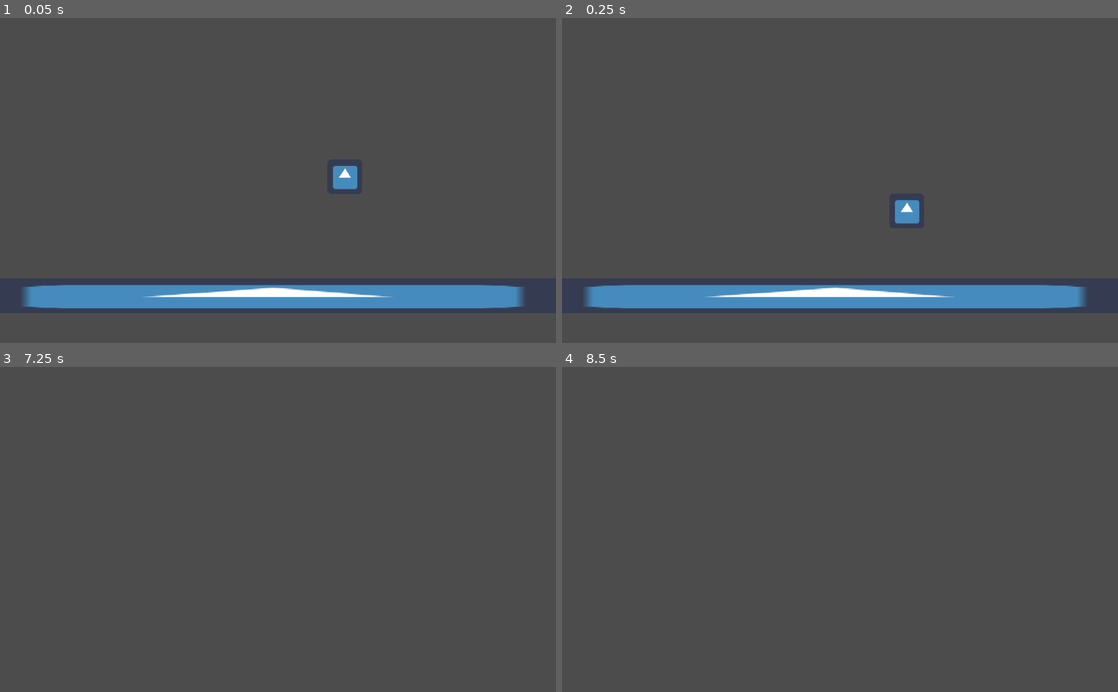
Above: before the commit, frames 1-4 (two rows, left to right).
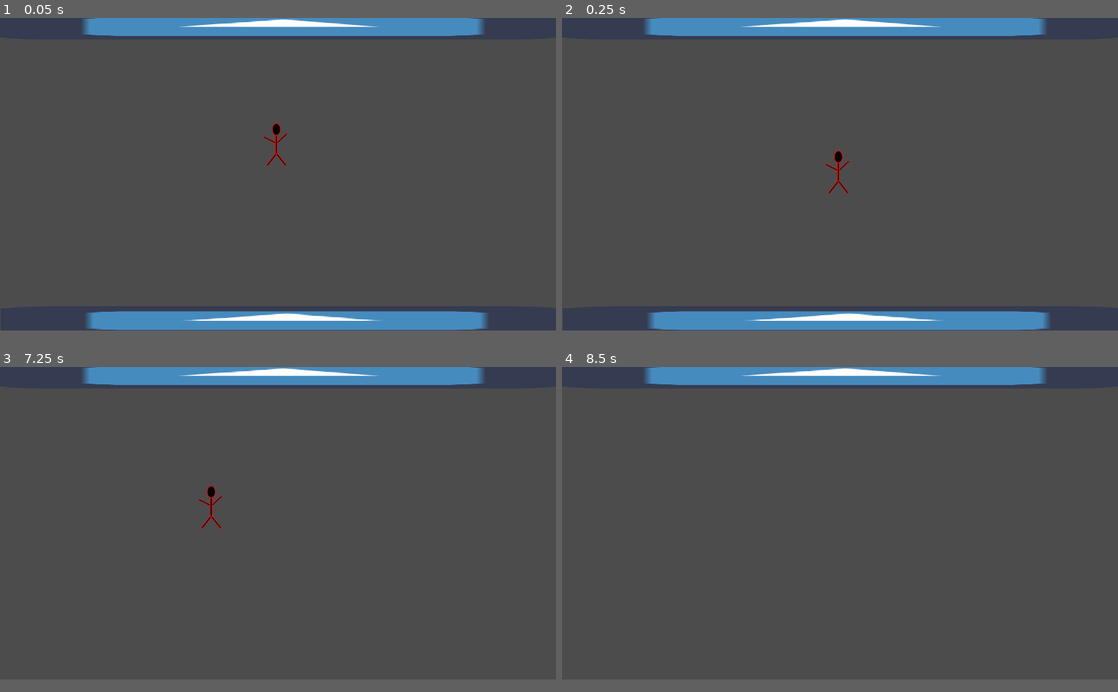
Above: after the commit, the same moments.

Repository: LeonMatthes/SkeleTurn
Game: Godot game, scene res://scenes/FirstArena.tscn
Two runs of this game, one before a commit and one after it. Both use one fixed random seed, a clock stepped at 60 frames per second and the inputs below. The engine's default icon, where the game draws it, is replaced by a stand-in: a white triangle on a blue panel in a dark square.
Inputs:
- Up to frame 1 (0.05 s): no input
- Up to frame 2 (0.25 s): no input
- Up to frame 3 (7.25 s): hold Right (ui_right) 0.53-1.28 s; tap Enter at 1.25, 2.75, 4.25 s; hold Left (ui_left) 1.28-2.03 s; tap Space at 2, 3.5, 5 s; hold Right (ui_right) 2.03-2.78 s; hold Up (ui_up) 2.78-3.53 s; hold Left (ui_left) 3.53-5.78 s; hold Right (ui_right) 5.78-6.53 s; hold Up (ui_up) from 6.53 s (still down)
- Up to frame 4 (8.5 s): release Up (ui_up) at 7.28 s; hold Right (ui_right) 7.28-8.03 s; hold Left (ui_left) from 8.03 s (still down)
In our replay, the window is 800x468 before the commit and 800x450 after it. These sizes can differ from the game's own. Grey fills any space a smaller window leaves; there, only what the larger window draws over its background counts as a difference.

The runs differ from the first frame. In frame 1, 15% of the frame differs, in the area x 4-95%, y 0-97%; in frame 2, 15%; in frame 3, 4.1%; in frame 4, 4.0%.

Commit message:
Added first version of player movement

Diff:
--- a/project.godot
+++ b/project.godot
@@ -14,6 +14,13 @@
 run/main_scene="res://scenes/FirstArena.tscn"
 config/icon="res://icon.png"
 
+[display]
+
+window/size/width=1280
+window/size/height=720
+window/stretch/mode="2d"
+window/stretch/aspect="keep"
+
 [rendering]
 
 environment/default_environment="res://default_env.tres"
--- a/scenes/FirstArena.tscn
+++ b/scenes/FirstArena.tscn
@@ -1,50 +1,49 @@
-[gd_scene load_steps=5 format=2]
+[gd_scene load_steps=6 format=2]
 
 [ext_resource path="res://scenes/Player.gd" type="Script" id=1]
-[ext_resource path="res://icon.png" type="Texture" id=2]
+[ext_resource path="res://graphics/red-char.png" type="Texture" id=2]
+[ext_resource path="res://icon.png" type="Texture" id=3]
 
 [sub_resource type="RectangleShape2D" id=1]
 
 custom_solver_bias = 0.0
-extents = Vector2( 11.1812, 11.3194 )
+extents = Vector2( 12.1826, 22.0631 )
 
 [sub_resource type="RectangleShape2D" id=2]
 
 custom_solver_bias = 0.0
-extents = Vector2( 648.878, 29.2168 )
+extents = Vector2( 648.878, 32.053 )
 
 [node name="Node2D" type="Node2D" index="0"]
 
-[node name="Player" type="Node2D" parent="." index="0"]
+[node name="Player" type="KinematicBody2D" parent="." index="0"]
 
-position = Vector2( 743.913, 369.016 )
-_sections_unfolded = [ "Transform" ]
-
-[node name="KinematicBody2D" type="KinematicBody2D" parent="." index="1"]
-
-position = Vector2( 635.12, 289.626 )
+position = Vector2( 634.153, 289.041 )
 input_pickable = false
 collision_layer = 1
 collision_mask = 1
 collision/safe_margin = 0.08
 script = ExtResource( 1 )
-_sections_unfolded = [ "Collision" ]
+_sections_unfolded = [ "Collision", "Transform" ]
+__meta__ = {
+"_edit_group_": true
+}
 gravityFactor = 1
 
-[node name="PlayerCollisionBox" type="CollisionShape2D" parent="KinematicBody2D" index="0"]
+[node name="PlayerCollisionBox" type="CollisionShape2D" parent="Player" index="0"]
 
 scale = Vector2( 2.3, 2.3 )
 shape = SubResource( 1 )
 _sections_unfolded = [ "Transform" ]
 
-[node name="PlayerIcon" type="Sprite" parent="KinematicBody2D" index="1"]
+[node name="PlayerIcon" type="Sprite" parent="Player" index="1"]
 
 texture = ExtResource( 2 )
 _sections_unfolded = [ "Transform" ]
 
-[node name="Wall" type="RigidBody2D" parent="." index="2"]
+[node name="Wall" type="RigidBody2D" parent="." index="1"]
 
-position = Vector2( 492.123, 513.115 )
+position = Vector2( 649.463, 695.94 )
 input_pickable = false
 collision_layer = 1
 collision_mask = 1
@@ -63,6 +62,9 @@
 linear_damp = -1.0
 angular_velocity = 0.0
 angular_damp = -1.0
+__meta__ = {
+"_edit_group_": true
+}
 
 [node name="CollisionShape2D" type="CollisionShape2D" parent="Wall" index="0"]
 
@@ -72,5 +74,41 @@
 
 position = Vector2( 0.877594, 0 )
 scale = Vector2( 20.25, 1 )
-texture = ExtResource( 2 )
+texture = ExtResource( 3 )
 _sections_unfolded = [ "Transform" ]
+
+[node name="Wall2" type="RigidBody2D" parent="." index="2"]
+
+position = Vector2( 641.026, 18.2329 )
+input_pickable = false
+collision_layer = 1
+collision_mask = 1
+mode = 0
+mass = 1.0
+friction = 1.0
+bounce = 0.0
+gravity_scale = 0.0
+custom_integrator = false
+continuous_cd = 0
+contacts_reported = 0
+contact_monitor = false
+sleeping = false
+can_sleep = true
+linear_velocity = Vector2( 0, 0 )
+linear_damp = -1.0
+angular_velocity = 0.0
+angular_damp = -1.0
+__meta__ = {
+"_edit_group_": true
+}
+
+[node name="CollisionShape2D" type="CollisionShape2D" parent="Wall2" index="0"]
+
+shape = SubResource( 2 )
+
+[node name="icon" type="Sprite" parent="Wall2" index="1"]
+
+position = Vector2( 0.877594, 0 )
+scale = Vector2( 20.25, 1 )
+texture = ExtResource( 3 )
+_sections_unfolded = [ "Transform" ]
--- a/scenes/Player.gd
+++ b/scenes/Player.gd
@@ -3,15 +3,24 @@
 # class member variables go here, for example:
 # var a = 2
 # var b = "textvar"
-var velocity = Vector2()
 export (float) var gravityFactor = 1
 var gravity = 2000
+
+
+var velocity = Vector2()
 var speed = 200
+
+var sprite = null
 
 func _ready():
 	# Called every time the node is added to the scene.
 	# Initialization here
-	pass
+	sprite = self.get_node("PlayerIcon")
+
+func changeGravity():
+	gravityFactor *= -1
+	sprite.scale.y *= -1
+
 
 func get_input(delta):
 	velocity.x = 0
@@ -20,8 +29,12 @@
 	if Input.is_action_pressed("ui_left"):
 		velocity.x -= speed
 	if Input.is_action_just_pressed("ui_up"):
-		gravityFactor *= -1
+		self.changeGravity()
 	velocity.y += gravityFactor * gravity * delta
+
+	if velocity.y * gravityFactor < 0:
+		#apply tripple graity if gravity and velocities signs are different
+		velocity.y += gravityFactor * gravity * delta * 2
 
 func _physics_process(delta):
 	self.get_input(delta)
Not shown, changed: graphics/blue-char.png.import
Not shown, changed: graphics/red-char.png.import
